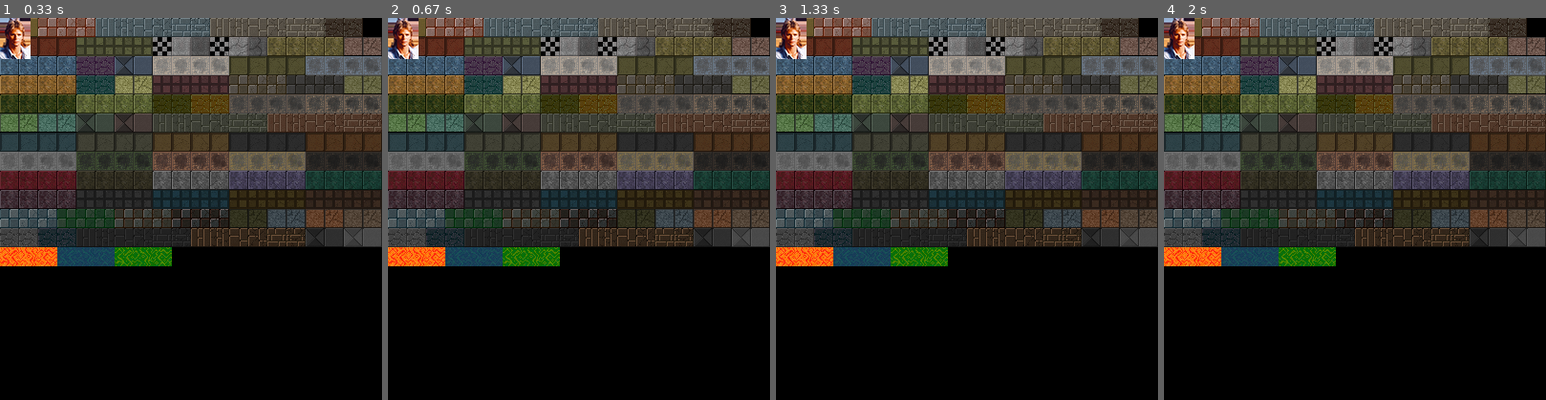
Above: before the commit, frames 1-4 (left to right).
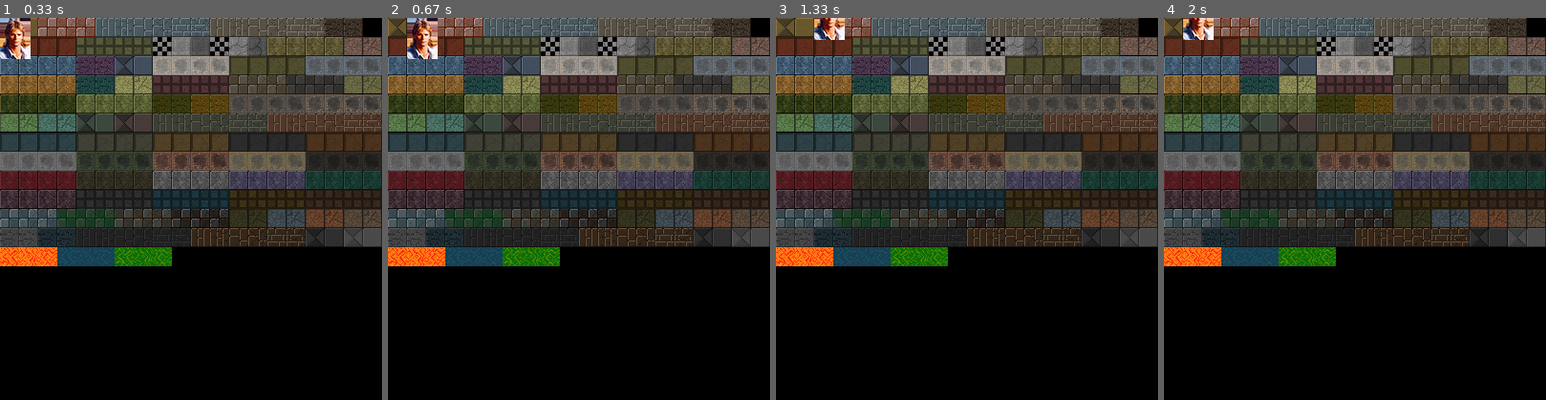
Above: after the commit, the same moments.

Repository: jonathanreveille/project3_OC
Game: pygame game, started from pygamemain.py
The game is run twice, just before and just after one commit, with the same random seed, the same clock (stepped at 60 frames per second) and the same inputs.
Inputs:
- Up to frame 1 (0.33 s): no input
- Up to frame 2 (0.67 s): hold Right from 0.33 s (still down)
- Up to frame 3 (1.33 s): release Right at 0.8 s; hold Up 0.83-1.13 s; hold Right from 1.17 s (still down)
- Up to frame 4 (2 s): release Right at 1.63 s; hold Left from 1.67 s (still down)

Frame 1 is identical in both runs. In frame 2, 1.3% of the frame differs, in the area x 0-13%, y 0-11%; in frame 3, 1.3%; in frame 4, 1.1%.

Commit message:
created pygame file to start coding on graphic for gaming, 1 Class of sprite(image,rect,updates,event_keyboard), the Game (start, quit_events)

Diff:
--- a/pygamemain.py
+++ b/pygamemain.py
@@ -2,9 +2,10 @@
 # coding : utf-8
 """ Module for pygame interface"""
 
+
+import os
 import pygame as pg
-import os
-from demo.config import settings
+from config import settings
 
 
 class MacGyver(pg.sprite.Sprite): #Classe d'héritage de Sprite
@@ -15,36 +16,31 @@
         self.image = pg.image.load(settings.HERO).convert() #l'image avec le convert
         self.rect = self.image.get_rect() # la position de MacGyver. get_rect = c'est le rectangle de mon image et sa position
 
-
-    def updates(self):
+    def update(self):
         """ Methods that manages and tracks all updates from events"""
         self._process_keyboard_events()
-
 
     def _process_keyboard_events(self):
         """ method that captures events from user and do action for game"""
 
         for event in pg.event.get():
-            if event == pg.KEYDOWN and pg.event.key == pg.K_UP:
+            if event.type == pg.KEYDOWN and event.key == pg.K_UP:
                 self.rect.move_ip(0, -settings.VELOCITY)
 
-            elif event == pg.KEYDOWN and pg.event.key == pg.K_DOWN:
+            elif event.type == pg.KEYDOWN and event.key == pg.K_DOWN:
                 self.rect.move_ip(0, +settings.VELOCITY)
 
-            elif event == pg.KEYDOWN and pg.event.key == pg.K_LEFT:
+            elif event.type == pg.KEYDOWN and event.key == pg.K_LEFT:
                 self.rect.move_ip(-settings.VELOCITY, 0)
 
-            elif event == pg.KEYDOWN and pg.event.key == pg.K_RIGHT:
+            elif event.type == pg.KEYDOWN and event.key == pg.K_RIGHT:
                 self.rect.move_ip(settings.VELOCITY, 0)
 
-
-    def _limits(self):
-        """ class that does not allow our MacGyver to get out of the screen  """
-        pass
-
+                # il bougera seulement dans passage
 
 
 class Game:
+
     """ Class that represents the game for pygame"""
 
     def __init__(self):
@@ -55,20 +51,20 @@
 
         self.screen = pg.display.set_mode((settings.WIDTH,settings.HEIGHT)) #Building the window
         self.background = pg.image.load(settings.BACKGROUND).convert() #Building the background
-        self.screen.blit(self.background, (0,0))# Putting the background on the screen surface with blit(). On vient de copier le background sur la surface. Blit veut dire : copier une image sur une surface (self.screen ci-dessus dans notre cas)
 
+        self.screen.blit(self.background, (0,0), self.screen.get_rect())# Putting the background on the screen surface with blit(). On vient de copier le background sur la surface. Blit veut dire : copier une image sur une surface (self.screen ci-dessus dans notre cas)
 
         self.sprites = pg.sprite.RenderUpdates()
         self.sprites.add(MacGyver())
 
-       # self.screen.blit(self.macgyver, (0,0))  # sur la position de départ
-
-
         pg.display.update() #we always update
         self.running = False  #to know if game runs or not in our while loop, we will use boolean values T or F
 
-        pg.display.set_caption("MacGyver")
+        pg.display.set_caption("MacGyver's Escape")
 
+        #for self.walls in self.gameboard:
+            #faire un blit() sur le background
+            #tout ce qui ne bouge pas, on peut le "bliter" dans background
 
 #ADD A  LOAD_IMAGE FUNCTION HERE
 #INITIALIZES IT IN __init__
@@ -77,11 +73,13 @@
     def start(self): # method to launch the game
         """Method that launches the game"""
 
+        clock = pg.time.Clock()
         self.running = True
-
 
         # loop for game launch
         while self.running:
+
+            clock.tick(40)
 
             self._process_quit_events() #process de fermeture  de l'écran de jeu
 
@@ -91,8 +89,9 @@
             #2. Appeler  la update sur toute  les sprites
             self.sprites.update()
 
-            #3. Redessiser  ce qui doit l'être
+            #3. Redessiner  ce qui doit l'être
             updated_sprites = self.sprites.draw(self.screen)
+
             pg.display.update(updated_sprites)
 
 
